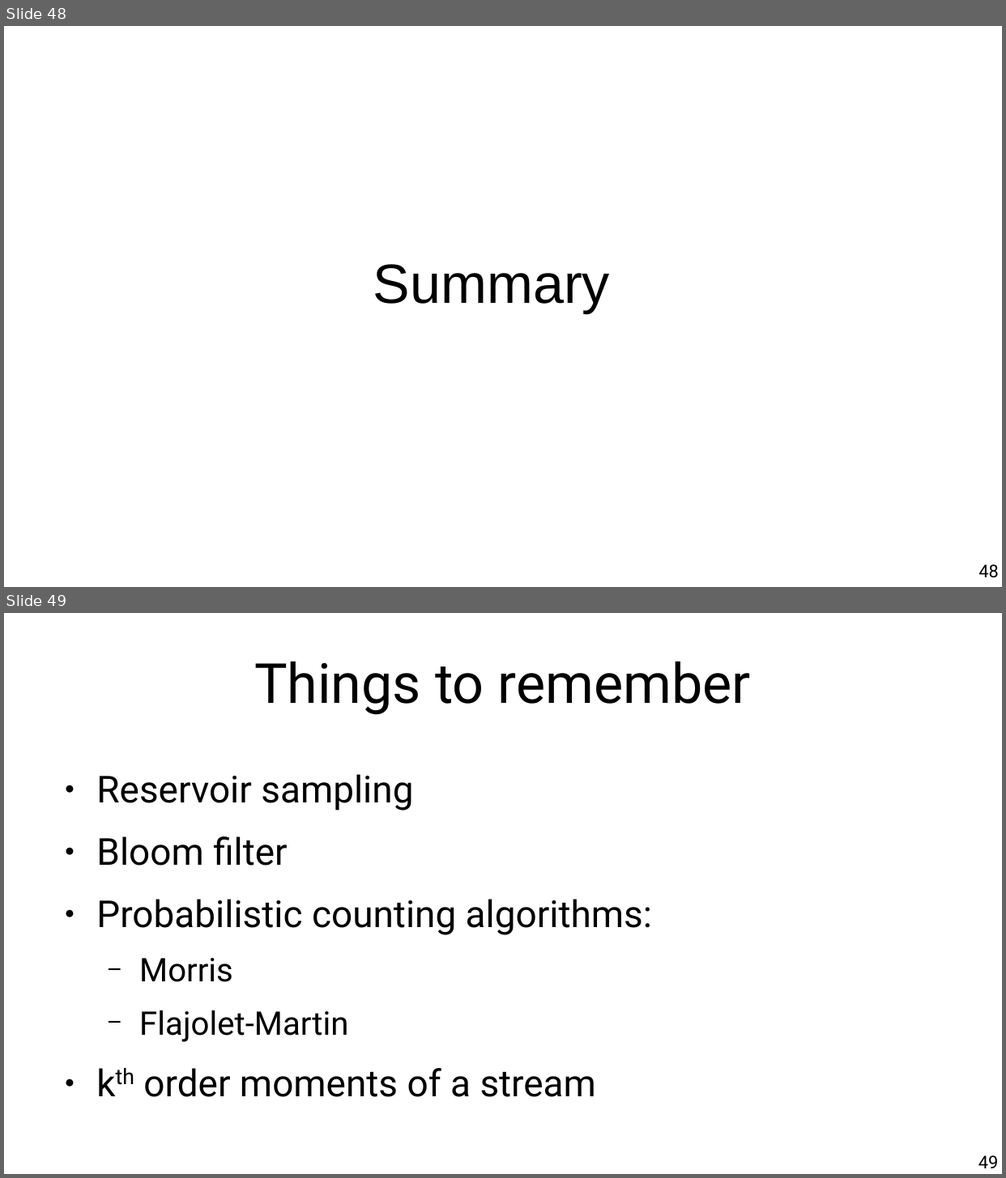
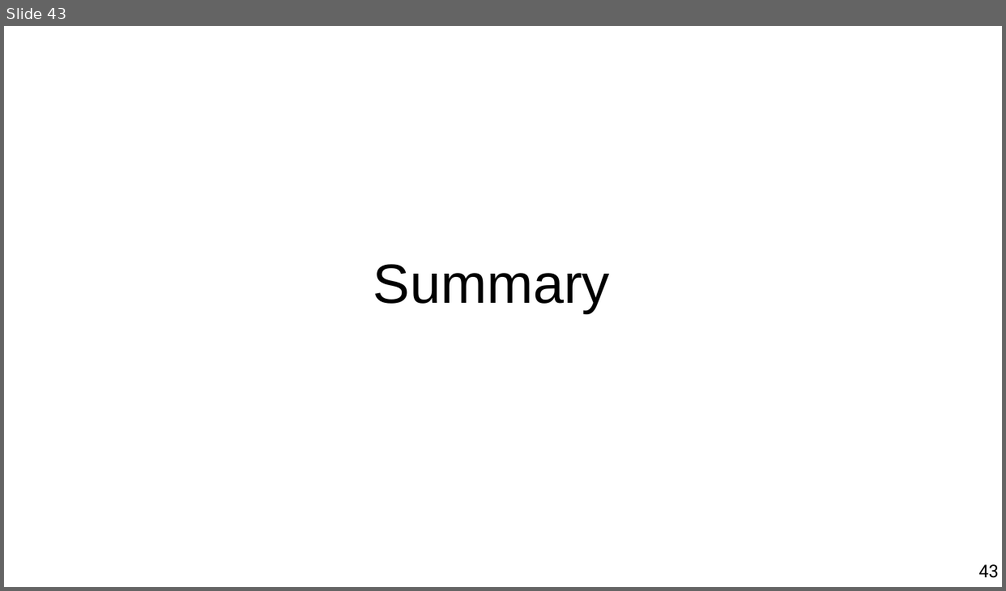
Before and after one commit to marco-calautti/data-mining-course, a slide deck: theory/tt11_time_series.odp. Shown one above the other, each under a label of ours: slides 48 and 49 before the commit, slide 43 after it. The pictures are 1006x1178 and 1006x591 pixels, drawn with LibreOffice and Linux fonts; fonts in the diff are those of the drawing. Boxes give left, top, right and bottom in pixels: in the first picture for what was removed or moved away, otherwise in the second. Text is boxed around its words. In the diff, an @@ line names an element or a change of style, - is before the commit and + after.

```diff
--- a/theory/tt11_time_series.odp
+++ b/theory/tt11_time_series.odp
@@ slide 49 removed at bbox=[4, 613, 1002, 1174], background #FFFFFF @@
@@ title removed at bbox=[254, 661, 751, 715] @@
-Things to remember
@@ text removed at bbox=[96, 774, 652, 1097] @@
-● Reservoir sampling
-● Bloom filter
-● Probabilistic counting algorithms:
-  − Morris
-  − Flajolet-Martin
-● kth order moments of a stream
@@ page number removed at bbox=[978, 1156, 998, 1169] @@
-49
@@ what was slide 48 is now slide 43 @@
@@ page number at bbox=[978, 565, 998, 578]: text changed @@
-48
+43
```
Also in this commit, not shown: 7 slides changed, 2 slides added, 6 other slides removed.
